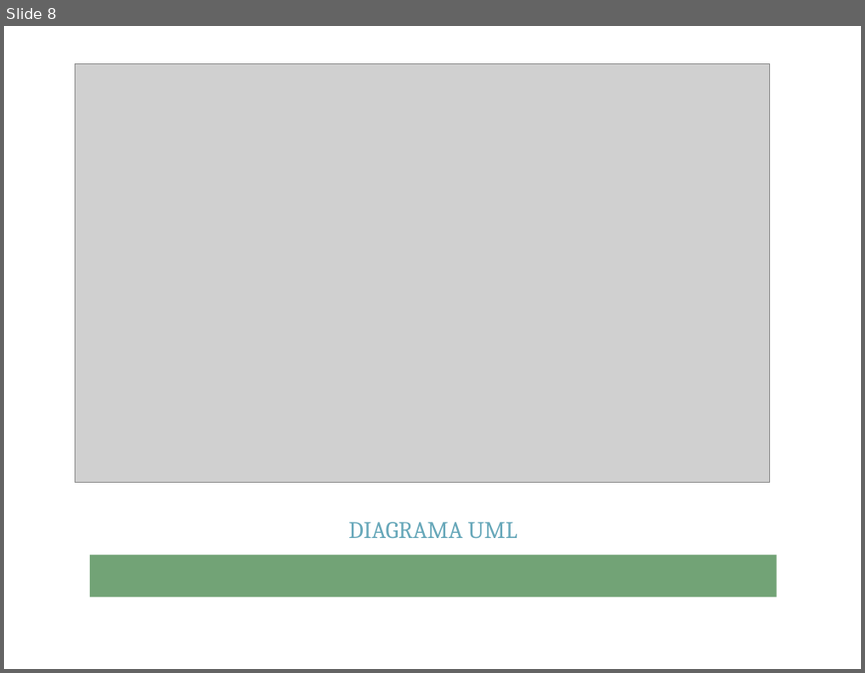
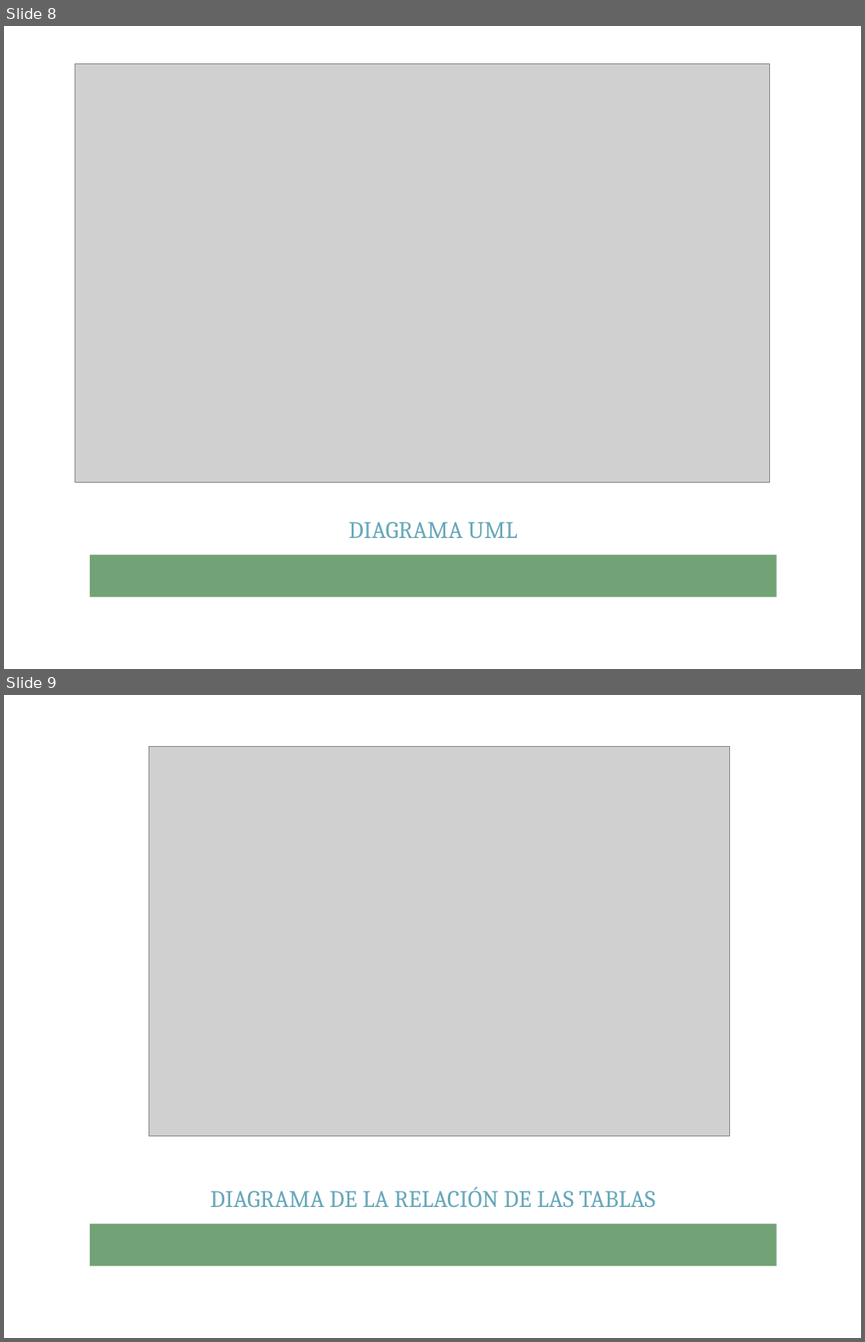
Before and after one commit to crisalixis/dietetica, a slide deck: documentacion/Casos de uso y diagramas.pptx. Shown one above the other, each under a label of ours: slide 8 before the commit, slides 8 and 9 after it. The pictures are 865x673 and 865x1342 pixels, drawn with LibreOffice and Linux fonts; fonts in the diff are those of the drawing; grey boxes stand for pictures; background and template pictures are left out. Boxes give left, top, right and bottom in pixels: in the first picture for what was removed or moved away, otherwise in the second. Text is boxed around its words. In the diff, an @@ line names an element or a change of style, - is before the commit and + after.

```diff
--- a/documentacion/Casos de uso y diagramas.pptx
+++ b/documentacion/Casos de uso y diagramas.pptx
@@ slide 9 added at (4,695,861,1338), background picture (left out); not listed: 4 template elements that a slide beside it also shows @@
@@ picture added at (148,746,729,1136) @@
@@ title added at (211,1186,655,1207), 20 pt, text #66A7B9 @@
+DIAGRAMA DE LA RELACIÓN DE LAS TABLAS
```
Also in this commit, not shown: 1 other file.
